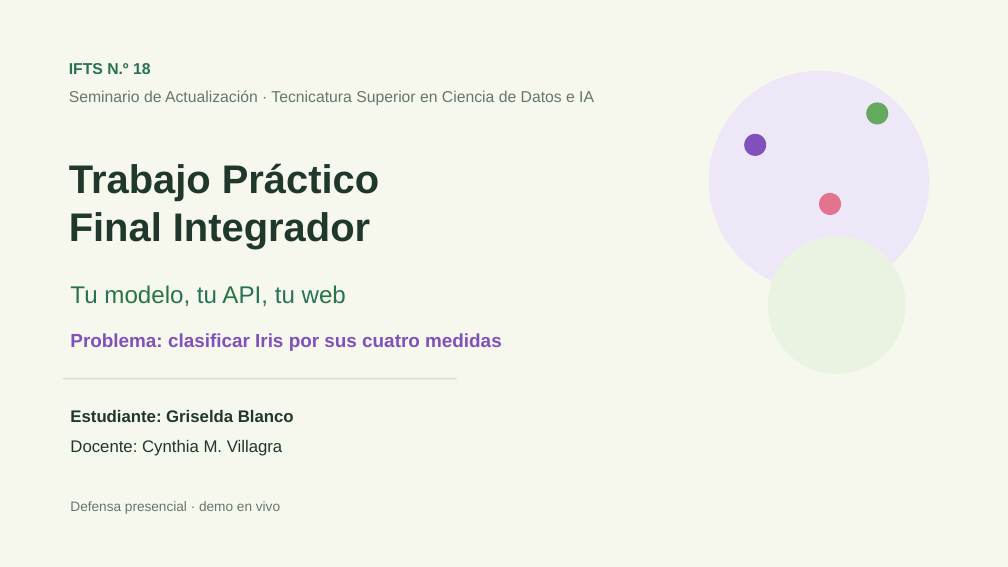
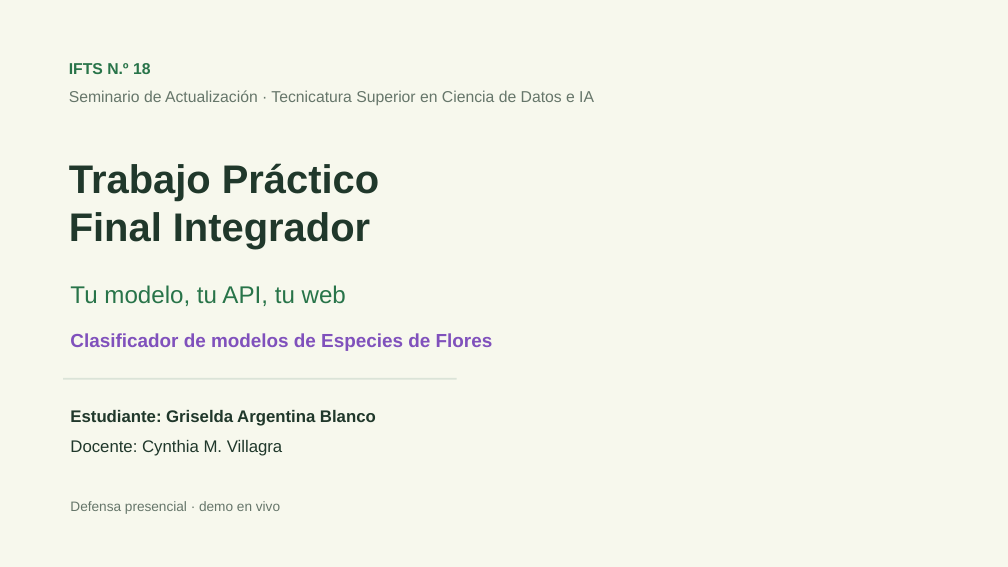
Before and after one commit to griseldablanco78-blip/Seminario2026, a slide deck: slide 1 of Clase 13/TP_Final/TPF_Blanco_Griselda.pptx. Drawn at 1008x567 pixels with LibreOffice and Linux fonts; fonts in the diff are those of the drawing; background and template pictures are left out. Boxes give left, top, right and bottom in pixels: in the first picture for what was removed or moved away, otherwise in the second. Text is boxed around its words. In the diff, an @@ line names an element or a change of style, - is before the commit and + after.

```diff
--- a/Clase 13/TP_Final/TPF_Blanco_Griselda.pptx
+++ b/Clase 13/TP_Final/TPF_Blanco_Griselda.pptx
@@ ellipse removed at (709, 71, 930, 292) @@
@@ ellipse removed at (867, 102, 889, 124) @@
@@ ellipse removed at (744, 134, 766, 156) @@
@@ ellipse removed at (819, 193, 841, 215) @@
@@ ellipse removed at (768, 236, 906, 374) @@
@@ text at (70, 333, 493, 351): text changed @@
-Problema: clasificar Iris por sus cuatro medidas
+Clasificador de modelos de Especies de Flores
@@ text at (70, 410, 376, 426): text changed @@
-Estudiante: Griselda Blanco
+Estudiante: Griselda Argentina Blanco
```
Also in this commit, not shown: 1 other slide changed, 1 other file.
